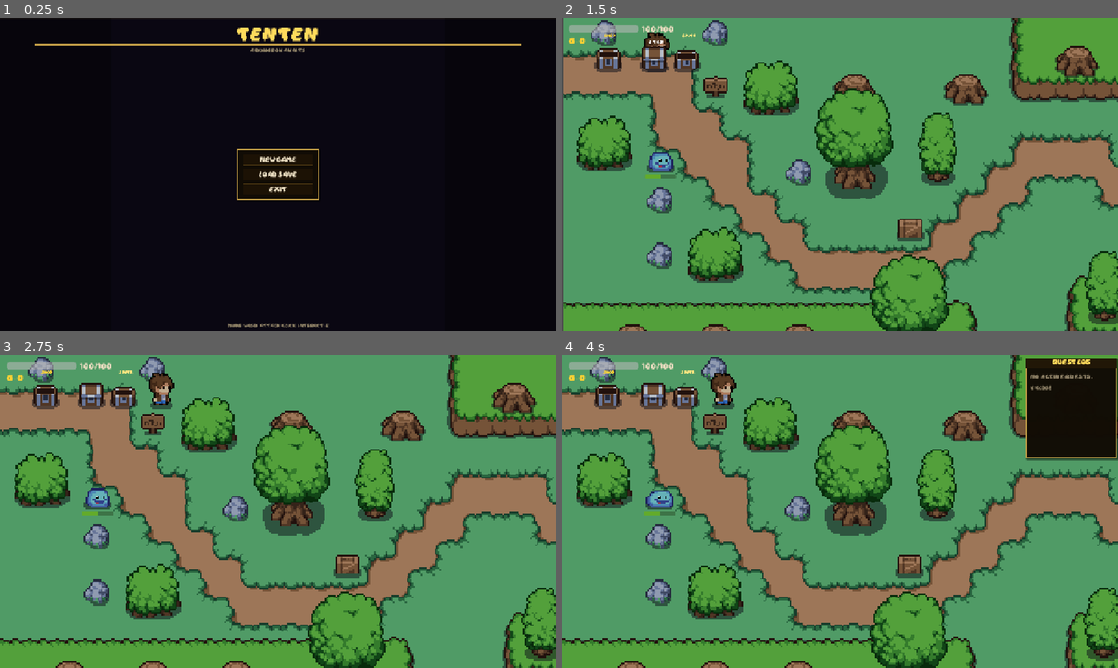
Above: before the commit, frames 1-4 (two rows, left to right).
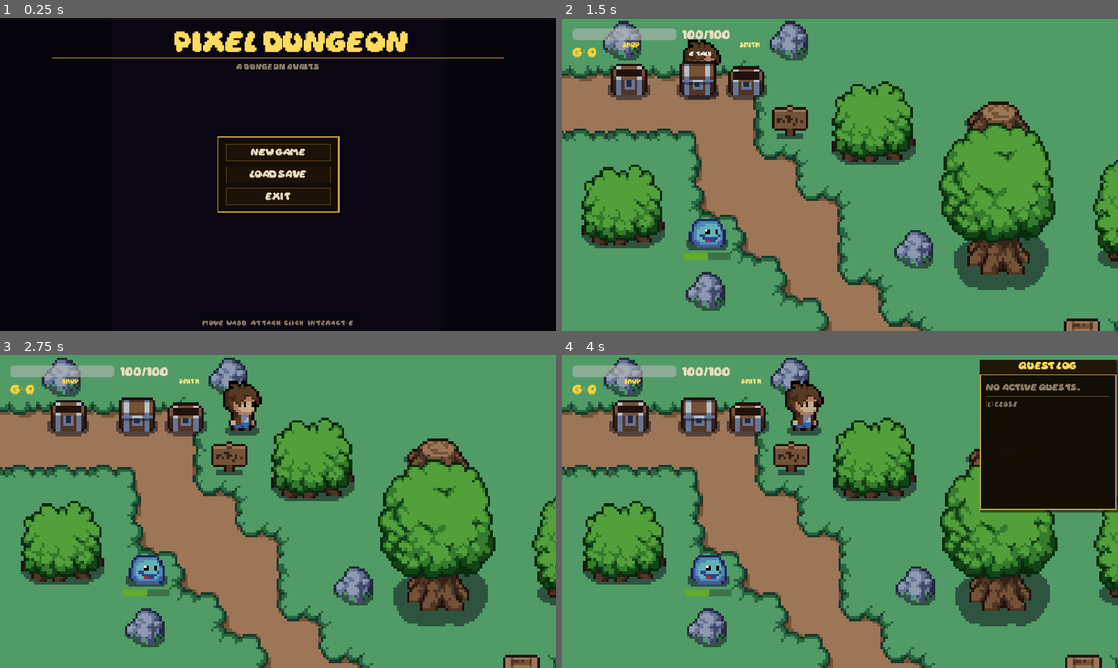
Above: after the commit, the same moments.

Repository: Puget-Sound-Skills-Center/godot-tenten-project
Game: Godot game, scene res://scenes/main.tscn
Two runs of this game, one before a commit and one after it. Both use one fixed random seed, a clock stepped at 60 frames per second and the inputs below.
Inputs (mouse positions are in pixels of both pictures, inside the frame that each line leads up to):
- Up to frame 1 (0.25 s): no input
- Up to frame 2 (1.5 s): click "New Game" at 0.5 s; tap Enter at 1.25 s; move the mouse to (962, 158) at 1.27 s; hold D (move_right) from 1.28 s (still down); hold E (interact) from 1.28 s (still down); click (962, 158) at 1.42 s
- Up to frame 3 (2.75 s): release D (move_right) at 2 s; release E (interact) at 2 s; drag from (166, 527) to (161, 392) at 2.02 s
- Up to frame 4 (4 s): move the mouse to (895, 442) at 2.77 s; hold D (move_right) 2.78-3.5 s; hold L (quest_log) 2.78-3.5 s; tap Space at 3.5 s; drag from (812, 574) to (662, 505) at 3.52 s

The runs differ from the first frame. In frame 1, 4.5% of the frame differs, in the area x 6-94%, y 2-99%; in frame 2, 61%; in frame 3, 61%, in the area x 0-100%, y 0-100%; in frame 4, 60%.

Commit message:
A Little Change

Diff:
--- a/project.godot
+++ b/project.godot
@@ -29,8 +29,8 @@
 
 [display]
 
-window/size/viewport_width=1920
-window/size/viewport_height=1080
+window/size/viewport_width=1280
+window/size/viewport_height=720
 window/stretch/mode="canvas_items"
 window/stretch/scale=1.5
 
--- a/scenes/world.tscn
+++ b/scenes/world.tscn
@@ -135,7 +135,7 @@
 tile_set = SubResource("TileSet_q5onr")
 
 [node name="player" parent="." unique_id=1145790712 instance=ExtResource("5_71j4m")]
-position = Vector2(460, 298)
+position = Vector2(691, 53)
 
 [node name="Camera2D" type="Camera2D" parent="player" unique_id=1938284768]
 
--- a/script/global.gd
+++ b/script/global.gd
@@ -5,8 +5,8 @@
 var current_scene = "world"
 var transition_scene = false
 
-var player_exit_cliffside_posx = 171
-var player_exit_cliffside_posy = 16
+var player_exit_cliffside_posx = 691
+var player_exit_cliffside_posy = 53
 var player_start_posx = 155
 var player_start_posy = 108
 
--- a/script/home_screen.gd
+++ b/script/home_screen.gd
@@ -62,7 +62,7 @@
 
 	# ── Title ───────────────────────────────────────────────────────────────
 	var title := Label.new()
-	title.text = "TENTEN"
+	title.text = "Pixel Dungeon"
 	title.horizontal_alignment = HORIZONTAL_ALIGNMENT_CENTER
 	title.set_anchors_preset(Control.PRESET_CENTER_TOP)
 	title.offset_top = 14
